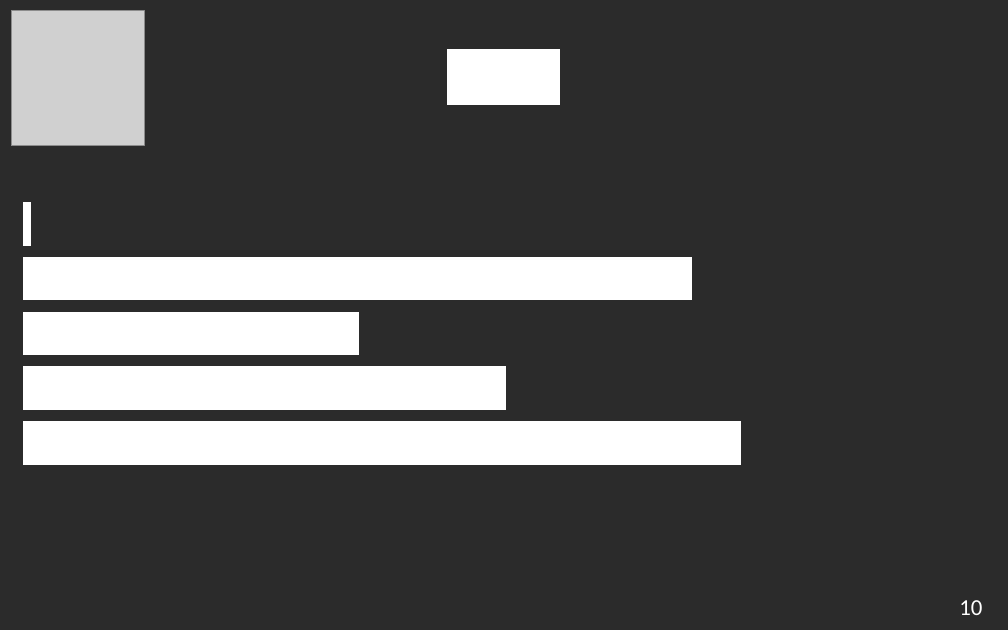
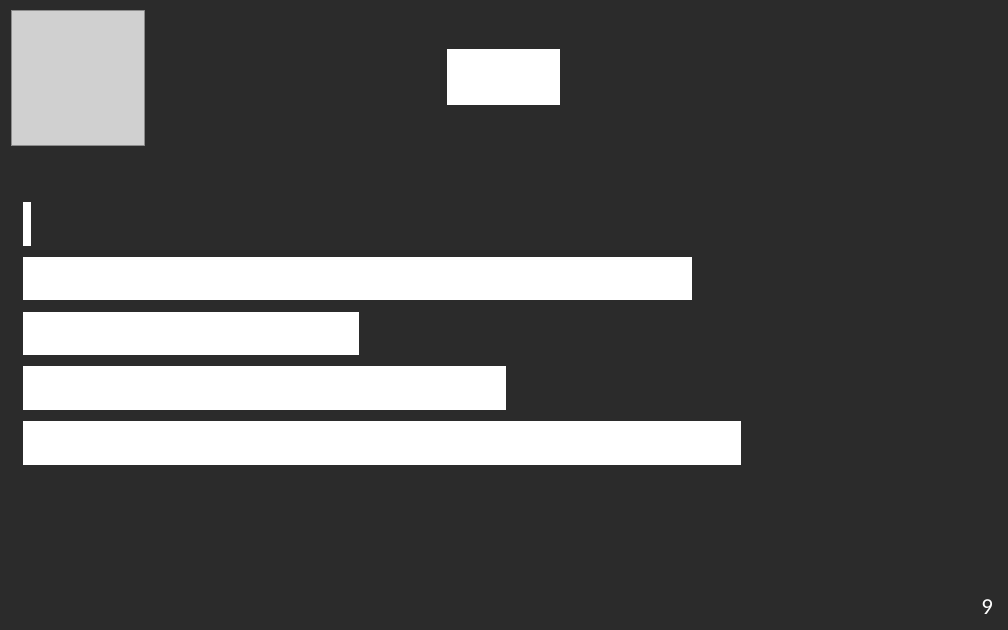
Before and after one commit to edri/EasyGoing, a slide deck: slide 10 of doc/other/presentation_finale/presentation_finale.odp (slide 9 before the commit). Drawn at 1008x630 pixels with LibreOffice and Linux fonts; fonts in the diff are those of the drawing; grey boxes stand for pictures; background and template pictures are left out; a plain dark background stands for a picture behind light text. Boxes give left, top, right and bottom in pixels: in the first picture for what was removed or moved away, otherwise in the second. Text is boxed around its words. In the diff, an @@ line names an element or a change of style, - is before the commit and + after.

```diff
--- a/doc/other/presentation_finale/presentation_finale.odp
+++ b/doc/other/presentation_finale/presentation_finale.odp
@@ text added at bbox=[981, 599, 993, 614], 18 pt, text #FFFFFF @@
+9
@@ text removed at bbox=[959, 600, 982, 615] @@
-10
```
Also in this commit, not shown: 8 other slides changed, 1 slide added, 1 other file.
